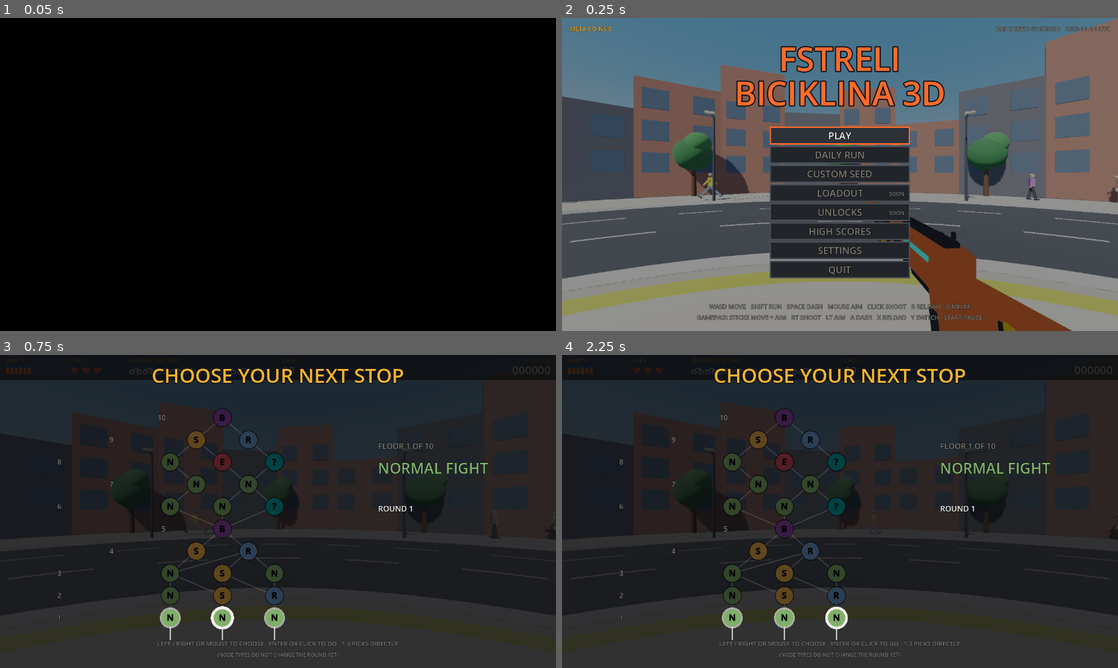
Above: before the commit, frames 1-4 (two rows, left to right).
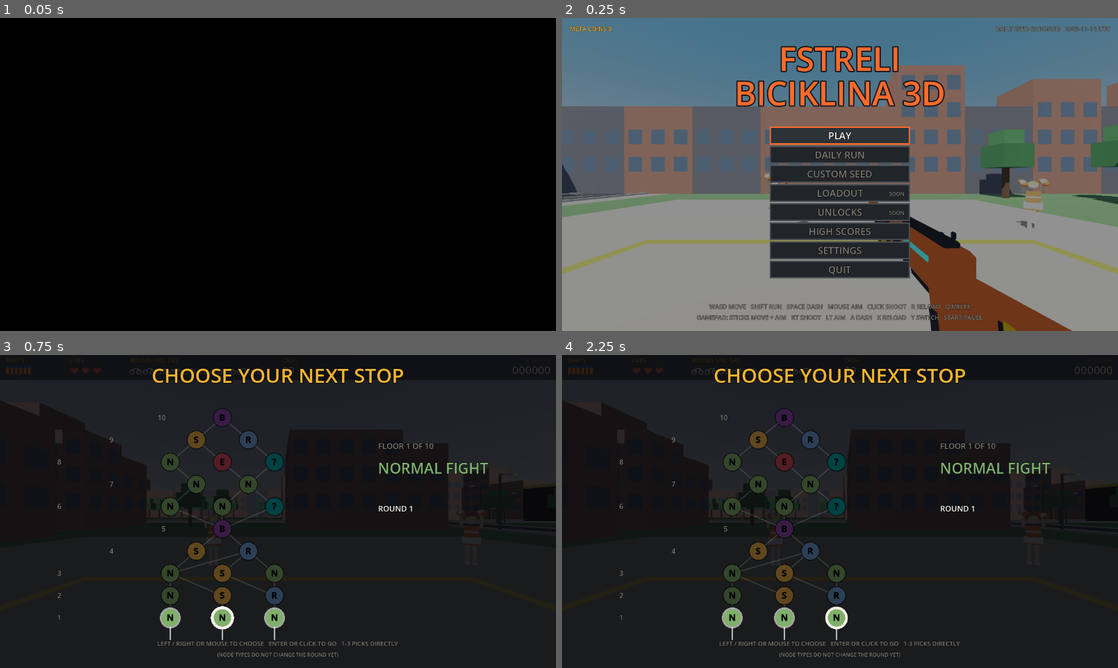
Above: after the commit, the same moments.

Repository: GVihi/FstreliBiciklina3D
Game: Godot game, scene res://main.tscn
Same seed, same stepped clock (60 frames per second), same inputs: the game is played once before the commit and once after it.
Inputs (mouse positions are in pixels of both pictures, inside the frame that each line leads up to):
- Up to frame 1 (0.05 s): no input
- Up to frame 2 (0.25 s): no input
- Up to frame 3 (0.75 s): tap Enter at 0.5 s; move the mouse to (400, 495) at 0.52 s; hold Right from 0.53 s (still down); tap R at 0.6 s; click (400, 495) at 0.67 s
- Up to frame 4 (2.25 s): tap Space at 0.77, 1.25 s; release Right at 1.25 s; drag from (728, 527) to (812, 574) at 1.27 s; move the mouse to (895, 442) at 2.02 s; hold Right from 2.03 s (still down); tap Tab at 2.1 s

Frame 1 is identical in both runs. In frame 2, 40% of the frame differs, in the area x 0-100%, y 0-96%; in frame 3, 7.3%; in frame 4, 7.4%.

Commit message:
Make the generated arena the default, keep the roundabout behind --roundabout
The game now starts on a generated arena with no argument: the title
screen shows the arena of the daily seed and each run plays on the arena
of its run seed. wants_generated_arena() in main.gd picks the arena:
--roundabout gives the old roundabout, --generated-arena is still
accepted, and otherwise the generated arena is used when main is the
scene the engine started. A main made by a check script keeps the
roundabout unless the check sets generated_arena, so no existing check
had to change.

Adds the arena-choice check to tools/generated_run_check.gd and
tools/play_roundabout.bat, and updates docs/PROCEDURAL_ARENAS.md and the
roadmap. Written without running Godot: only gdformat and gdlint were run.

Co-Authored-By: Claude Sonnet 5.5 <noreply@anthropic.com>
Claude-Session: https://claude.ai/code/session_016K5zRdFNxL6VDDbsUmUH2z

Diff:
--- a/scripts/main.gd
+++ b/scripts/main.gd
@@ -284,8 +284,9 @@
 	hearts = MAXHEARTS
 	shells = MAXSHELLS
 
-	if OS.get_cmdline_user_args().has(GENERATED_ARENA_ARG):
-		generated_arena = true
+	generated_arena = wants_generated_arena(
+		OS.get_cmdline_user_args(), get_tree().current_scene == self, generated_arena
+	)
 	if not (generated_arena and use_generated_arena(daily_seed)):
 		world = WorldBuilder.build(self, arena)
 
@@ -496,12 +497,14 @@
 # ------------------------------------------------------------------ graphics quality (F9)
 var quality = 0  # 0 = 2x MSAA + shadows (2048 map), 1 = FXAA + shadows (1024 map), 2 = no anti-aliasing, no shadows, no glow (see settings.gd)
 var arena = ArenaRoundaboutScript.new()  # arena.gd: the space the run is played in (the roundabout, arena_roundabout.gd, unless the generated arena flag is on)
-# The generated arena flag (README Milestone K): off by default, so the game is the roundabout as always. Turn it
-# on by starting the game with the user argument --generated-arena (godot --path . -- --generated-arena). Then the
-# title screen shows the arena made from today's daily seed and every run plays on the arena made from its run
-# seed (arena_generated.gd, world_generated.gd). Work in progress: bosses come out of a gate; pedestrians come out
-# of a gate and walk to another one; the cheerleaders stand on the start plaza.
+# The generated arena (README Milestone K) is the arena of the game: the title screen shows the arena made from
+# today's daily seed and every run plays on the arena made from its run seed (arena_generated.gd,
+# world_generated.gd). The roundabout is kept behind the user argument --roundabout
+# (godot --path . -- --roundabout). The `main` of a check script (made by the script, not started as the game)
+# stays on the roundabout unless the check sets `generated_arena` before adding it to the tree. --generated-arena is still
+# accepted and means the same as the default.
 const GENERATED_ARENA_ARG = "--generated-arena"
+const ROUNDABOUT_ARG = "--roundabout"
 var generated_arena = false
 var world_root: Node3D = null  # the generated arena's world (the roundabout's is built straight into this node)
 var settings = SettingsScript.new(self)  # settings.gd: saved settings, graphics quality, high score file
@@ -517,6 +520,17 @@
 var meta = MetaScript.new(self)  # meta.gd: Meta currency: earned from finished runs, saved to user://meta.json, separate from run cash.
 var input_sys = InputScript.new(self)  # input.gd: Input: mouse, keyboard and gamepad handling, menu clicks and weapon switching.
 var player_sys = PlayerScript.new(self)  # player.gd: Player: movement, dash and slide, perfect dodges, aim assist, spread and gun handling.
+
+
+# Which arena the game starts on. `args` are the user arguments (after `--`), `is_game` is true when this `main` is
+# the scene the engine started (not one a check script made) and `already` is what the caller set before the scene
+# entered the tree. --roundabout always wins, --generated-arena always asks for the generated arena.
+static func wants_generated_arena(args: PackedStringArray, is_game: bool, already: bool) -> bool:
+	if args.has(ROUNDABOUT_ARG):
+		return false
+	if args.has(GENERATED_ARENA_ARG):
+		return true
+	return already or is_game
 
 
 # Recomputes today's daily seed (UTC date). Called at start-up and whenever the title screen opens,
--- a/tools/generated_run_check.gd
+++ b/tools/generated_run_check.gd
@@ -36,6 +36,7 @@
 	var args = OS.get_cmdline_user_args()
 	if args.size() > 0:
 		count = int(args[0])
+	_check_arena_choice()
 	await _check_flag_off()
 	main = load(MAIN_SCENE).instantiate()
 	main.generated_arena = true
@@ -63,7 +64,45 @@
 	problems.append(text)
 
 
-# the flag is off unless asked for: the roundabout is the arena, with its pedestrians and cheerleaders
+# which arena a starting game plays on: the generated one, unless --roundabout is given; a check's own main (not
+# started as the game) keeps the roundabout unless the check asks for the generated arena
+func _check_arena_choice() -> void:
+	var main_script = load("res://scripts/main.gd")
+	var none = PackedStringArray()
+	var cases = [
+		["the game with no arguments", none, true, false, true],
+		["the game with --roundabout", PackedStringArray(["--roundabout"]), true, false, false],
+		[
+			"the game with --generated-arena",
+			PackedStringArray(["--generated-arena"]),
+			true,
+			false,
+			true
+		],
+		["a check's main", none, false, false, false],
+		["a check's main that asks for the generated arena", none, false, true, true],
+		[
+			"--roundabout over a check's request",
+			PackedStringArray(["--roundabout"]),
+			false,
+			true,
+			false
+		],
+		[
+			"--generated-arena on a check's main",
+			PackedStringArray(["--generated-arena"]),
+			false,
+			false,
+			true
+		],
+	]
+	for c in cases:
+		var got = main_script.wants_generated_arena(c[1], c[2], c[3])
+		if got != c[4]:
+			_fail("%s: generated arena is %s, expected %s" % [c[0], got, c[4]])
+
+
+# the flag is off unless asked for in a check's own main: the roundabout is the arena, with its pedestrians and cheerleaders
 func _check_flag_off() -> void:
 	var m = load(MAIN_SCENE).instantiate()
 	root.add_child(m)
Not shown, changed: README.md
Not shown, changed: docs/PROCEDURAL_ARENAS.md
Not shown, changed: tools/play_generated_arena.bat
Not shown, added: tools/play_roundabout.bat
